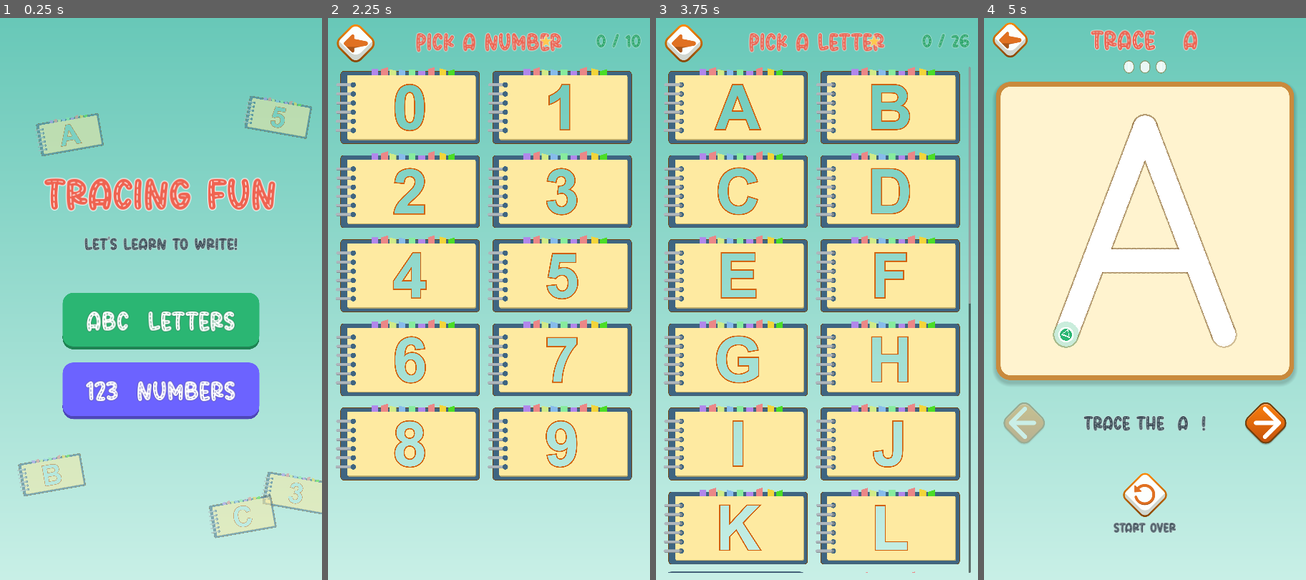
Above: before the commit, frames 1-4 (left to right).
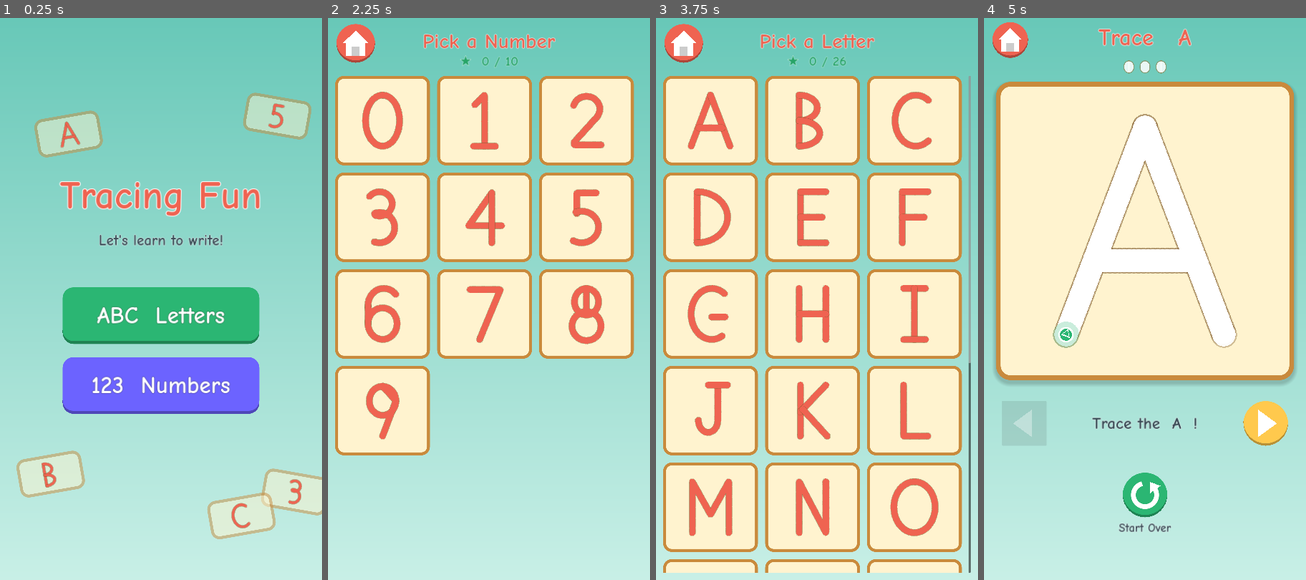
Above: after the commit, the same moments.

Repository: zaidprd/tracing
Game: Godot game, scene res://scenes/MainMenu.tscn
The game is run twice, just before and just after one commit, with the same random seed, the same clock (stepped at 60 frames per second) and the same inputs.
Inputs (mouse positions are in pixels of both pictures, inside the frame that each line leads up to):
- Up to frame 1 (0.25 s): no input
- Up to frame 2 (2.25 s): click "ABC Letters" at 0.5 s; click (356, 46) at 1.25 s; click "123 Numbers" at 2 s
- Up to frame 3 (3.75 s): click (684, 46) at 2.75 s; click "ABC Letters" at 3.5 s
- Up to frame 4 (5 s): click (1064, 107) at 4.27 s

The runs differ from the first frame. In frame 1, 12% of the frame differs, in the area x 5-100%, y 13-93%; in frame 2, 66%; in frame 3, 84%, in the area x 2-98%, y 1-99%; in frame 4, 4.1%.

Commit message:
Replace all borrowed assets with original/free ones + add Android CI
Make the game free of third-party game art so it is safe to publish:
- Letters, numbers and the tracing track are drawn in code from the stroke
  data (new GlyphCard.gd; TraceCanvas already drew the track).
- UI icons (home/prev/next/redo) and the finger handle are drawn in code
  (new Icon.gd) instead of borrowed button sprites.
- Fonts swapped to Comic Neue (SIL OFL 1.1), license kept in assets/fonts.
- Sounds are synthesized by tools/make_sounds.py (original, license-free).
- Deleted the entire borrowed assets/Sprites, assets/Audios, assets/Fonts.

Also:
- LetterSelect now shows a 3-up flashcard grid; progress moved to its own line.
- GitHub Actions workflow builds a debug-signed APK in the cloud and uploads
  it as an artifact (no local Godot/Android SDK needed).
- README updated: original-assets/licensing section.

Co-Authored-By: Claude Opus 4.8 <noreply@anthropic.com>
Claude-Session: https://claude.ai/code/session_01S16GmdTnEXooAu4YVBrvGy

Diff:
--- a/scripts/Game.gd
+++ b/scripts/Game.gd
@@ -39,14 +39,14 @@
 var _dot_tex: Texture2D
 
 func _ready() -> void:
-	font_title = load("res://assets/Fonts/SugarDonut.ttf")
-	font_main = load("res://assets/Fonts/SayComic.ttf")
+	font_title = load("res://assets/fonts/ComicNeue-Bold.ttf")
+	font_main = load("res://assets/fonts/ComicNeue-Regular.ttf")
 	_click = AudioStreamPlayer.new()
-	_click.stream = load("res://assets/Audios/Click.mp3")
+	_click.stream = load("res://assets/audio/click.wav")
 	_click.volume_db = -2.0
 	add_child(_click)
 	_success = AudioStreamPlayer.new()
-	_success.stream = load("res://assets/Audios/Write.mp3")
+	_success.stream = load("res://assets/audio/success.wav")
 	add_child(_success)
 	_star_tex = _build_star_texture(22)
 	_dot_tex = _build_dot_texture(14)
@@ -183,60 +183,43 @@
 	b.add_theme_stylebox_override("pressed", pressed)
 	b.add_theme_stylebox_override("focus", StyleBoxEmpty.new())
 
-## An icon button backed by a sprite from the Sprites folder. Plays click sound.
-func make_icon_button(tex_path: String, size: float) -> TextureButton:
-	var tb := TextureButton.new()
-	var tex: Texture2D = load(tex_path)
-	tb.texture_normal = tex
-	tb.ignore_texture_size = true
-	tb.stretch_mode = TextureButton.STRETCH_KEEP_ASPECT_CENTERED
-	tb.custom_minimum_size = Vector2(size, size)
-	tb.focus_mode = Control.FOCUS_NONE
-	tb.pressed.connect(play_click)
-	return tb
-
-# -------------------------------------------------------- Glyph sprite display
-## Resolve the "hole" sprite path for a glyph (handles odd casing in the assets).
-func hole_path(g: String) -> String:
-	if g >= "0" and g <= "9":
-		return "res://assets/Sprites/numbers/%s/%s_hole.png" % [g, g]
-	var fname := "b_hole.png" if g == "B" else "%s_hole.png" % g
-	return "res://assets/Sprites/alphabet/%s/%s" % [g, fname]
-
-func make_glyph_texture(g: String) -> Texture2D:
-	var p := hole_path(g)
-	if ResourceLoader.exists(p):
-		return load(p)
-	return null
-
-## A non-interactive visual of a glyph: the notebook "hole" sprite when present,
-## otherwise a cream card with the letter drawn from the UI font (e.g. "M").
-func make_glyph_visual(g: String, letter_size: int = 150) -> Control:
-	var tex := make_glyph_texture(g)
-	if tex:
-		var tr := TextureRect.new()
-		tr.texture = tex
-		tr.expand_mode = TextureRect.EXPAND_IGNORE_SIZE
-		tr.stretch_mode = TextureRect.STRETCH_KEEP_ASPECT_CENTERED
-		tr.set_anchors_preset(Control.PRESET_FULL_RECT)
-		tr.mouse_filter = Control.MOUSE_FILTER_IGNORE
-		return tr
-	var p := Panel.new()
-	p.set_anchors_preset(Control.PRESET_FULL_RECT)
-	p.mouse_filter = Control.MOUSE_FILTER_IGNORE
-	var sb := StyleBoxFlat.new()
-	sb.bg_color = C_CREAM
-	sb.set_corner_radius_all(28)
-	sb.set_border_width_all(12)
-	sb.border_color = Color("3d5a73")
-	p.add_theme_stylebox_override("panel", sb)
-	var l := make_label(g, letter_size, C_WHITE)
-	l.add_theme_color_override("font_color", C_WHITE)
-	l.add_theme_color_override("font_outline_color", C_ORANGE)
-	l.add_theme_constant_override("outline_size", 16)
-	l.set_anchors_preset(Control.PRESET_FULL_RECT)
-	p.add_child(l)
-	return p
+## A round icon button drawn in code (no external image assets). Plays click sound.
+func make_icon_button(kind: String, diameter: float, bg: Color = C_SUN, icon_color: Color = C_WHITE) -> Button:
+	var b := Button.new()
+	b.custom_minimum_size = Vector2(diameter, diameter)
+	b.focus_mode = Control.FOCUS_NONE
+	var radius := int(diameter * 0.5)
+	var normal := StyleBoxFlat.new()
+	normal.bg_color = bg
+	normal.set_corner_radius_all(radius)
+	normal.border_width_bottom = 8
+	normal.border_color = bg.darkened(0.28)
+	var pressed := normal.duplicate() as StyleBoxFlat
+	pressed.bg_color = bg.darkened(0.1)
+	pressed.border_width_bottom = 3
+	b.add_theme_stylebox_override("normal", normal)
+	b.add_theme_stylebox_override("hover", normal)
+	b.add_theme_stylebox_override("pressed", pressed)
+	b.add_theme_stylebox_override("focus", StyleBoxEmpty.new())
+	var ic := AppIcon.new()
+	ic.kind = kind
+	ic.color = icon_color
+	ic.set_anchors_preset(Control.PRESET_FULL_RECT)
+	b.add_child(ic)
+	b.pressed.connect(play_click)
+	return b
+
+# ----------------------------------------------------------------- Glyph display
+## A non-interactive glyph flashcard, drawn from the stroke data (no sprites).
+func make_glyph_visual(g: String) -> Control:
+	var card := GlyphCard.new()
+	card.glyph = g
+	card.trail = C_ORANGE
+	card.bg = C_CREAM
+	card.border = Color("c98a3c")
+	card.set_anchors_preset(Control.PRESET_FULL_RECT)
+	card.mouse_filter = Control.MOUSE_FILTER_IGNORE
+	return card
 
 # ------------------------------------------------------------ Reward particles
 func _build_dot_texture(sz: int) -> Texture2D:
--- /dev/null
+++ b/scripts/GlyphCard.gd
@@ -0,0 +1,59 @@
+extends Control
+class_name GlyphCard
+## A flashcard that draws a glyph from the shared stroke-path data (no external
+## image assets). Used on the selection grid, result screen and menu backdrop.
+
+var glyph := "A"
+var trail := Color("ef6351")
+var bg := Color("fff3cf")
+var border := Color("c98a3c")
+
+func set_glyph(g: String) -> void:
+	glyph = g
+	queue_redraw()
+
+func _draw() -> void:
+	# Card background.
+	var sb := StyleBoxFlat.new()
+	sb.bg_color = bg
+	sb.set_corner_radius_all(28)
+	sb.set_border_width_all(10)
+	sb.border_color = border
+	draw_style_box(sb, Rect2(Vector2.ZERO, size))
+
+	# The glyph, drawn inside a centred square.
+	var box: float = minf(size.x, size.y) * 0.68
+	var origin: Vector2 = (size - Vector2(box, box)) * 0.5
+	for ns in Glyphs.get_strokes(glyph):
+		var pts := PackedVector2Array()
+		for p in ns:
+			pts.append(origin + Vector2(p.x * box, p.y * box))
+		var rs := _resample(pts, box * 0.022)
+		var rad: float = box * 0.05
+		for q in rs:
+			draw_circle(q, rad + 2.0, Color(0.5, 0.36, 0.18, 0.25))
+		for q in rs:
+			draw_circle(q, rad, trail)
+
+func _resample(pts: PackedVector2Array, step: float) -> PackedVector2Array:
+	var out := PackedVector2Array()
+	if pts.is_empty():
+		return out
+	out.append(pts[0])
+	if pts.size() == 1:
+		return out
+	var carry := 0.0
+	for i in range(pts.size() - 1):
+		var a := pts[i]
+		var b := pts[i + 1]
+		var seg := a.distance_to(b)
+		if seg <= 0.0001:
+			continue
+		var dir := (b - a) / seg
+		var d := step - carry
+		while d <= seg:
+			out.append(a + dir * d)
+			d += step
+		carry = seg - (d - step)
+	out.append(pts[pts.size() - 1])
+	return out
--- /dev/null
+++ b/scripts/Icon.gd
@@ -0,0 +1,62 @@
+extends Control
+class_name AppIcon
+## A small vector icon drawn entirely in code (no external image assets).
+## kind: "home" | "prev" | "next" | "redo".
+
+var kind := "next"
+var color := Color.WHITE
+
+func _ready() -> void:
+	mouse_filter = Control.MOUSE_FILTER_IGNORE
+
+func _draw() -> void:
+	var s: float = minf(size.x, size.y)
+	var c: Vector2 = size * 0.5
+	var r: float = s * 0.5
+	match kind:
+		"next":
+			_triangle(c, r, 1.0)
+		"prev":
+			_triangle(c, r, -1.0)
+		"home":
+			_home(c, r)
+		"redo":
+			_redo(c, r)
+
+func _triangle(c: Vector2, r: float, dir: float) -> void:
+	var w := r * 0.5
+	var h := r * 0.62
+	draw_colored_polygon(PackedVector2Array([
+		c + Vector2(dir * w, 0),
+		c + Vector2(-dir * w * 0.7, -h),
+		c + Vector2(-dir * w * 0.7, h)]), color)
+
+func _home(c: Vector2, r: float) -> void:
+	var w := r * 0.66
+	# roof
+	draw_colored_polygon(PackedVector2Array([
+		c + Vector2(0, -r * 0.66),
+		c + Vector2(-w, -r * 0.02),
+		c + Vector2(w, -r * 0.02)]), color)
+	# body
+	var bw := w * 0.76
+	draw_rect(Rect2(c + Vector2(-bw, -r * 0.06), Vector2(bw * 2.0, r * 0.7)), color)
+	# door
+	var dw := bw * 0.42
+	draw_rect(Rect2(c + Vector2(-dw, r * 0.18), Vector2(dw * 2.0, r * 0.46)), Color(0, 0, 0, 0.2))
+
+func _redo(c: Vector2, r: float) -> void:
+	var rad := r * 0.52
+	var width := r * 0.2
+	var a0 := deg_to_rad(-35.0)
+	var a1 := deg_to_rad(255.0)
+	draw_arc(c, rad, a0, a1, 40, color, width, true)
+	# arrowhead at the open end (a0), pointing along the tangent
+	var p := c + Vector2(cos(a0), sin(a0)) * rad
+	var tang := Vector2(sin(a0), -cos(a0))   # backwards tangent (open direction)
+	var radial := Vector2(cos(a0), sin(a0))
+	var hs := r * 0.34
+	draw_colored_polygon(PackedVector2Array([
+		p + tang * hs,
+		p - tang * (hs * 0.2) + radial * (hs * 0.85),
+		p - tang * (hs * 0.2) - radial * (hs * 0.85)]), color)
--- a/scripts/LetterSelect.gd
+++ b/scripts/LetterSelect.gd
@@ -2,9 +2,9 @@
 ## Grid of glyph cards to pick from. Shows session progress and a star on each
 ## glyph that has been completed this session.
 
-const COLS := 2
-const CARD_W := 486.0
-const CARD_H := 258.0   # matches the 1299x692 "hole" sprite aspect
+const COLS := 3
+const CARD_W := 318.0
+const CARD_H := 300.0
 
 func _ready() -> void:
 	add_child(Game.make_background(Game.C_SKY, Game.C_SKY_LIGHT))
@@ -12,7 +12,7 @@
 	_build_grid()
 
 func _build_header() -> void:
-	var back := Game.make_icon_button("res://assets/Sprites/category/back.png", 130)
+	var back := Game.make_icon_button("home", 130, Game.C_ORANGE)
 	back.position = Vector2(28, 56)
 	back.pressed.connect(_go_back)
 	add_child(back)
@@ -24,21 +24,16 @@
 	title.offset_bottom = 160
 	add_child(title)
 
-	var prog := Game.make_label("%d / %d" % [Game.completed_count(), Game.total_count()], 52, Game.C_GREEN)
-	prog.add_theme_color_override("font_color", Game.C_GREEN.darkened(0.1))
-	prog.position = Vector2(760, 78)
-	prog.size = Vector2(290, 70)
-	prog.horizontal_alignment = HORIZONTAL_ALIGNMENT_RIGHT
+	var prog := Game.make_label("★  %d / %d" % [Game.completed_count(), Game.total_count()], 46, Game.C_GREEN.darkened(0.1))
+	prog.set_anchors_preset(Control.PRESET_TOP_WIDE)
+	prog.offset_top = 152
+	prog.offset_bottom = 206
 	add_child(prog)
-	var star := Game.make_label("★", 52, Game.C_SUN)
-	star.position = Vector2(700, 78)
-	star.size = Vector2(64, 70)
-	add_child(star)
 
 func _build_grid() -> void:
 	var scroll := ScrollContainer.new()
 	scroll.set_anchors_preset(Control.PRESET_FULL_RECT)
-	scroll.offset_top = 200
+	scroll.offset_top = 230
 	scroll.offset_left = 24
 	scroll.offset_right = -24
 	scroll.offset_bottom = -24
@@ -60,7 +55,7 @@
 	card.custom_minimum_size = Vector2(CARD_W, CARD_H)
 	card.pivot_offset = Vector2(CARD_W, CARD_H) * 0.5
 
-	var visual := Game.make_glyph_visual(glyph, 150)
+	var visual := Game.make_glyph_visual(glyph)
 	card.add_child(visual)
 
 	if Game.is_completed(glyph):
--- a/scripts/MainMenu.gd
+++ b/scripts/MainMenu.gd
@@ -55,5 +55,5 @@
 		holder.rotation_degrees = -10.0 + 20.0 * (i % 2)
 		holder.modulate.a = 0.5
 		holder.mouse_filter = Control.MOUSE_FILTER_IGNORE
-		holder.add_child(Game.make_glyph_visual(picks[i], 90))
+		holder.add_child(Game.make_glyph_visual(picks[i]))
 		add_child(holder)
--- a/scripts/ResultScreen.gd
+++ b/scripts/ResultScreen.gd
@@ -15,10 +15,10 @@
 	add_child(title)
 
 	var holder := Control.new()
-	holder.position = Vector2(180, 470)
-	holder.size = Vector2(720, 384)
+	holder.position = Vector2(310, 450)
+	holder.size = Vector2(460, 460)
 	holder.mouse_filter = Control.MOUSE_FILTER_IGNORE
-	holder.add_child(Game.make_glyph_visual(g, 230))
+	holder.add_child(Game.make_glyph_visual(g))
 	add_child(holder)
 
 	var traced := Game.make_label("You traced   %s" % g, 64, Game.C_TEXT)
@@ -34,7 +34,7 @@
 	_build_buttons()
 
 	# Star burst over everything, centred on the glyph.
-	Game.spawn_burst(self, Vector2(540, 660))
+	Game.spawn_burst(self, Vector2(540, 680))
 
 func _build_buttons() -> void:
 	var row := HBoxContainer.new()
--- a/scripts/TraceCanvas.gd
+++ b/scripts/TraceCanvas.gd
@@ -34,11 +34,8 @@
 const SHAKE_TIME := 0.32
 const SHAKE_MAG := 16.0
 
-var _handle_tex: Texture2D
-
 func _ready() -> void:
 	mouse_filter = Control.MOUSE_FILTER_IGNORE
-	_handle_tex = load("res://assets/Sprites/circle_handle.png")
 	resized.connect(_remap)
 	set_process(true)
 
@@ -211,14 +208,13 @@
 		if nxt > _prog:
 			_draw_arrow(head, stroke[nxt] - head, Game.C_GREEN)
 
-	# 4) The finger handle with green/red glow.
+	# 4) The finger handle with green/red glow, drawn in code.
 	if _show_finger:
 		var glow_col := Game.C_GREEN if _on_path else Game.C_RED
 		draw_circle(_finger, 52.0, Color(glow_col, 0.30))
 		draw_circle(_finger, 40.0, Color(glow_col, 0.30))
-		if _handle_tex:
-			var s := Vector2(78, 78)
-			draw_texture_rect(_handle_tex, Rect2(_finger - s * 0.5, s), false)
+		draw_circle(_finger, 30.0, Color.WHITE)
+		draw_arc(_finger, 30.0, 0.0, TAU, 40, glow_col, 7.0, true)
 
 func _stamp(pts: PackedVector2Array, a: int, b: int, radius: float, color: Color) -> void:
 	for i in range(a, b + 1):
--- a/scripts/TracingGame.gd
+++ b/scripts/TracingGame.gd
@@ -11,9 +11,9 @@
 var _instruction: Label
 var _dots_row: HBoxContainer
 var _dots: Array = []
-var _prev_btn: TextureButton
-var _next_btn: TextureButton
-var _redo_btn: TextureButton
+var _prev_btn: Button
+var _next_btn: Button
+var _redo_btn: Button
 var _celebrating := false
 
 func _ready() -> void:
@@ -25,7 +25,7 @@
 
 # ----------------------------------------------------------------- UI building
 func _build_topbar() -> void:
-	var back := Game.make_icon_button("res://assets/Sprites/category/back.png", 120)
+	var back := Game.make_icon_button("home", 120, Game.C_ORANGE)
 	back.position = Vector2(28, 50)
 	back.pressed.connect(_go_back)
 	add_child(back)
@@ -69,12 +69,12 @@
 	panel.add_child(_canvas)
 
 func _build_controls() -> void:
-	_prev_btn = Game.make_icon_button("res://assets/Sprites/write/previous.png", 150)
+	_prev_btn = Game.make_icon_button("prev", 150, Game.C_SUN)
 	_prev_btn.position = Vector2(60, 1320)
 	_prev_btn.pressed.connect(_on_prev)
 	add_child(_prev_btn)
 
-	_next_btn = Game.make_icon_button("res://assets/Sprites/write/next.png", 150)
+	_next_btn = Game.make_icon_button("next", 150, Game.C_SUN)
 	_next_btn.position = Vector2(870, 1320)
 	_next_btn.pressed.connect(_on_next)
 	add_child(_next_btn)
@@ -84,7 +84,7 @@
 	_instruction.size = Vector2(600, 110)
 	add_child(_instruction)
 
-	_redo_btn = Game.make_icon_button("res://assets/Sprites/retry.png", 150)
+	_redo_btn = Game.make_icon_button("redo", 150, Game.C_GREEN)
 	_redo_btn.position = Vector2(465, 1560)
 	_redo_btn.pressed.connect(_on_redo)
 	add_child(_redo_btn)
Not shown, removed: assets/Audios/Click.mp3.import
Not shown, removed: assets/Audios/Write.mp3.import
Binary file removed: assets/Fonts/SayComic.ttf
Not shown, removed: assets/Fonts/SayComic.ttf.import
Binary file removed: assets/Fonts/SugarDonut.ttf
Not shown, removed: assets/Fonts/SugarDonut.ttf.import
Binary file removed: assets/Sprites/Shapes and Lines Item/backward_line.png
Not shown, removed: assets/Sprites/Shapes and Lines Item/backward_line.png.import
Binary file removed: assets/Sprites/Shapes and Lines Item/forward_line.png
Not shown, removed: assets/Sprites/Shapes and Lines Item/forward_line.png.import
Binary file removed: assets/Sprites/Shapes and Lines Item/horizontal line.png
Not shown, removed: assets/Sprites/Shapes and Lines Item/horizontal line.png.import
(and 349 more such lines)
